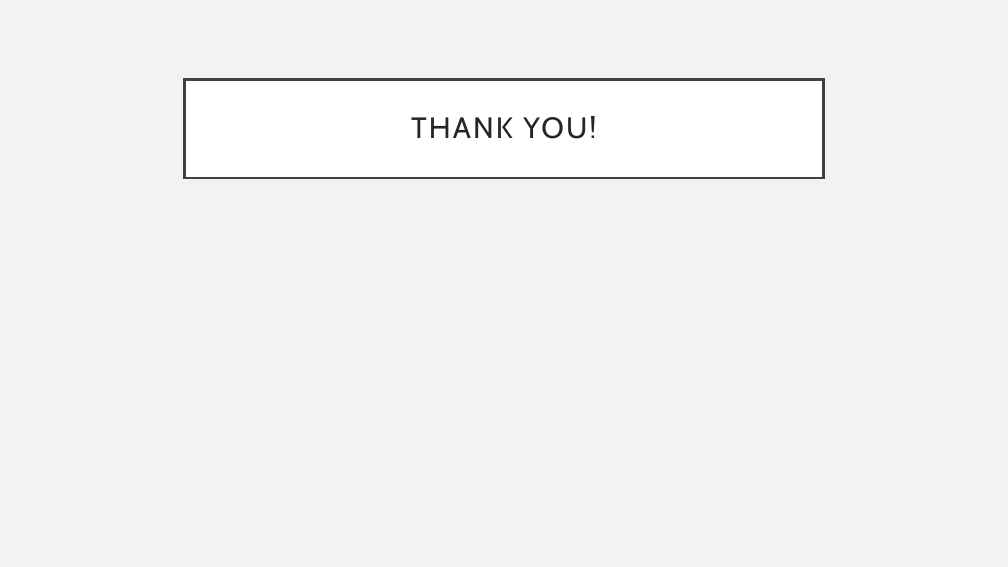
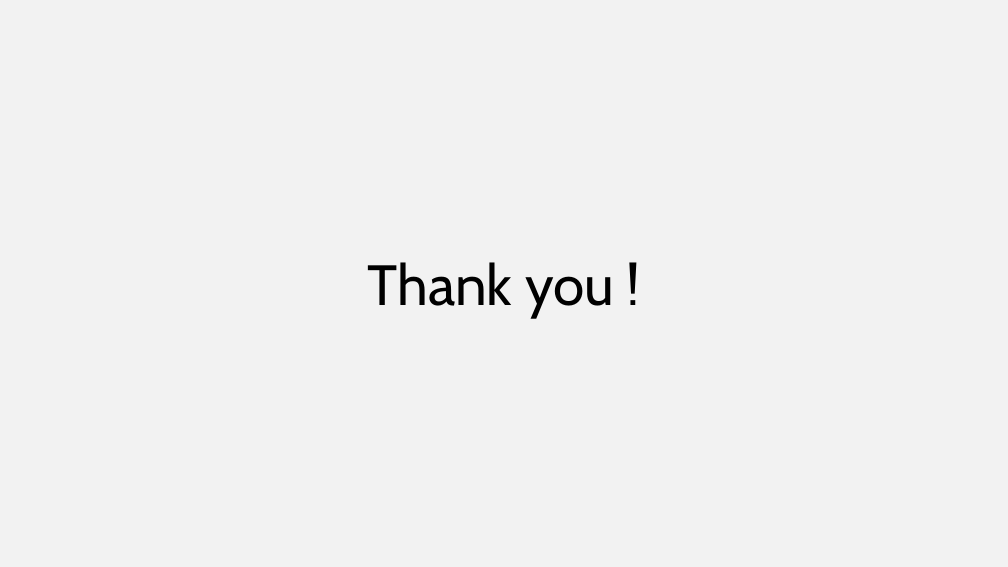
Before and after one commit to ivwangYW/5100CS_Group_Final_Project_Expense-AI, a slide deck: slide 14 of AI Empowered Automated Employee Expense Reimbursement Process.pptx (slide 12 before the commit). Drawn at 1008x567 pixels with LibreOffice and Linux fonts; fonts in the diff are those of the drawing. Boxes give left, top, right and bottom in pixels: in the first picture for what was removed or moved away, otherwise in the second. Text is boxed around its words. In the diff, an @@ line names an element or a change of style, - is before the commit and + after.

```diff
--- a/AI Empowered Automated Employee Expense Reimbursement Process.pptx
+++ b/AI Empowered Automated Employee Expense Reimbursement Process.pptx
@@ text "Thank you !" moved from (x1=185, y1=79, x2=823, y2=178) to (x1=367, y1=262, x2=614, y2=318) @@
@@ text "Thank you !" at (x1=367, y1=262, x2=614, y2=318): vertical alignment middle to top; fill #FFFFFF to none; outline #404040 2.5 pt to none @@
@@ text at (x1=367, y1=262, x2=614, y2=318): text changed; size 28 to 54 pt; text colour #262626 to #000000 @@
-THANK YOU!
+Thank you !
```
Also in this commit, not shown: 7 other slides changed, 3 slides added, 1 slide removed, 3 other files.
